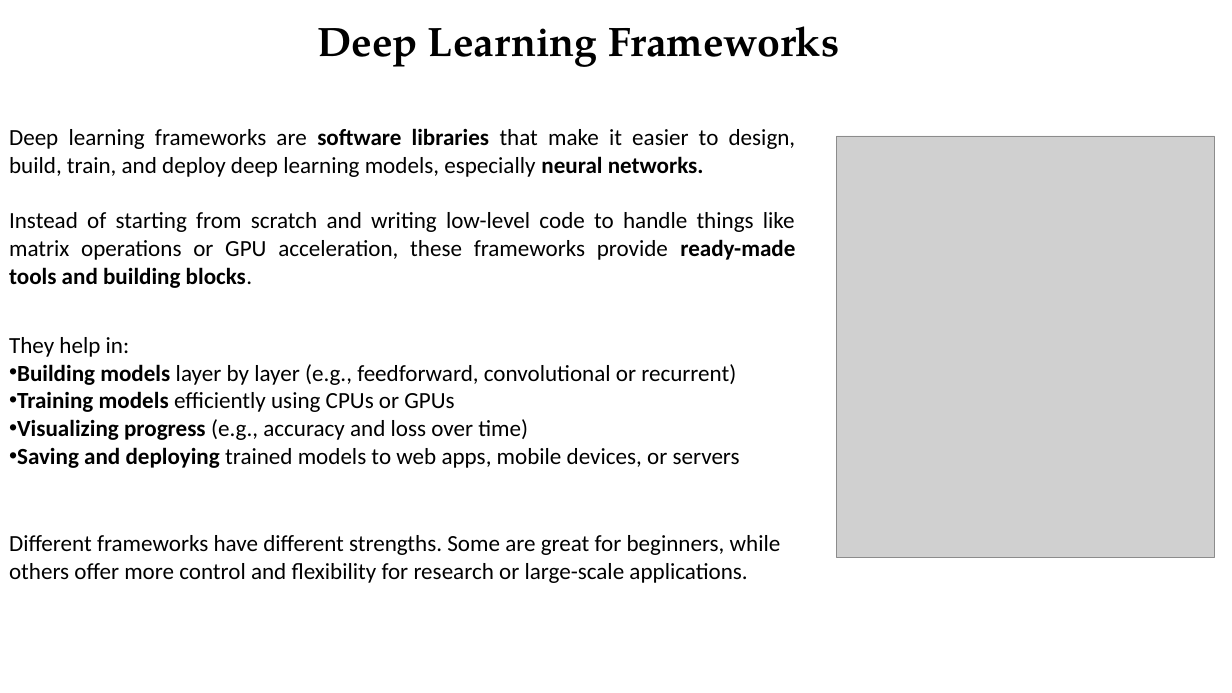
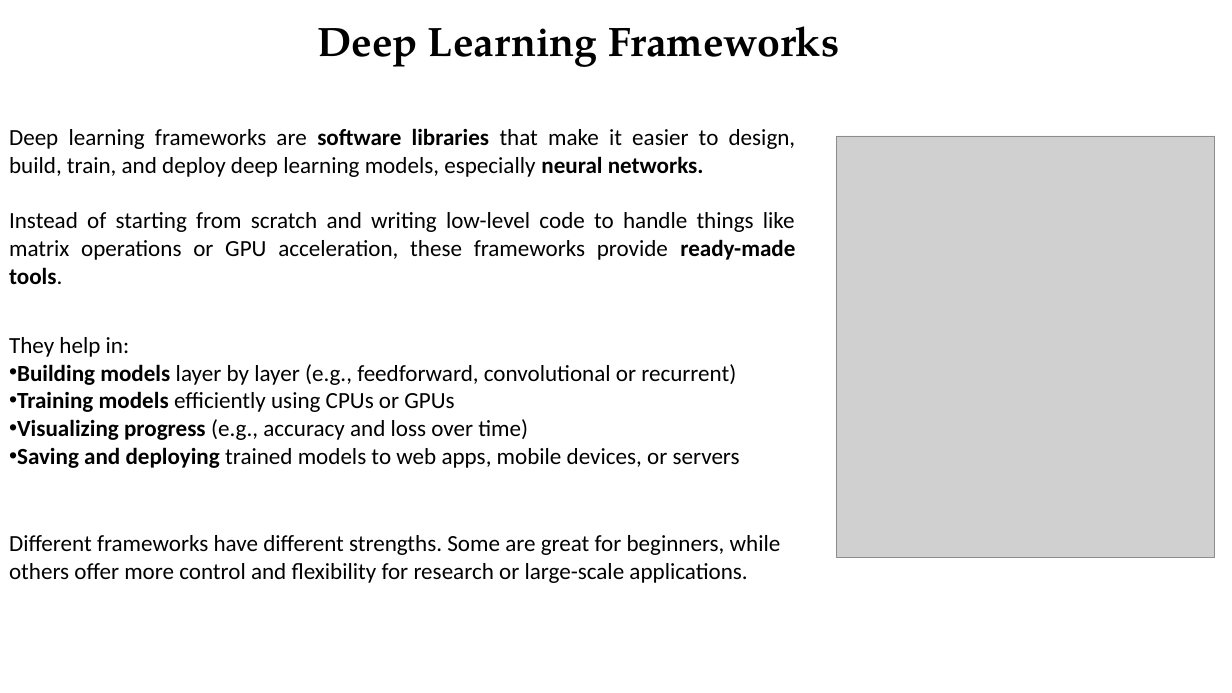
Before and after one commit to Nemenick/FCA_DeepNeuralNework-with-TensorFlow, a slide deck: slide 1 of __Morphing_FCA_DeepNeuralNework with TensorFlow_lezione.pptx. Drawn at 1232x693 pixels with LibreOffice and Linux fonts; fonts in the diff are those of the drawing; grey boxes stand for pictures. Boxes give left, top, right and bottom in pixels: in the first picture for what was removed or moved away, otherwise in the second. Text is boxed around its words. In the diff, an @@ line names an element or a change of style, - is before the commit and + after.

```diff
--- a/__Morphing_FCA_DeepNeuralNework with TensorFlow_lezione.pptx
+++ b/__Morphing_FCA_DeepNeuralNework with TensorFlow_lezione.pptx
@@ text at box(9, 212, 795, 284): text changed @@
-Instead of starting from scratch and writing low-level code to handle things like matrix operations or GPU acceleration, these frameworks provide ready-made tools and building blocks.
+Instead of starting from scratch and writing low-level code to handle things like matrix operations or GPU acceleration, these frameworks provide ready-made tools.
```
Also in this commit, not shown: 2 other slides changed, 1 slide added.
